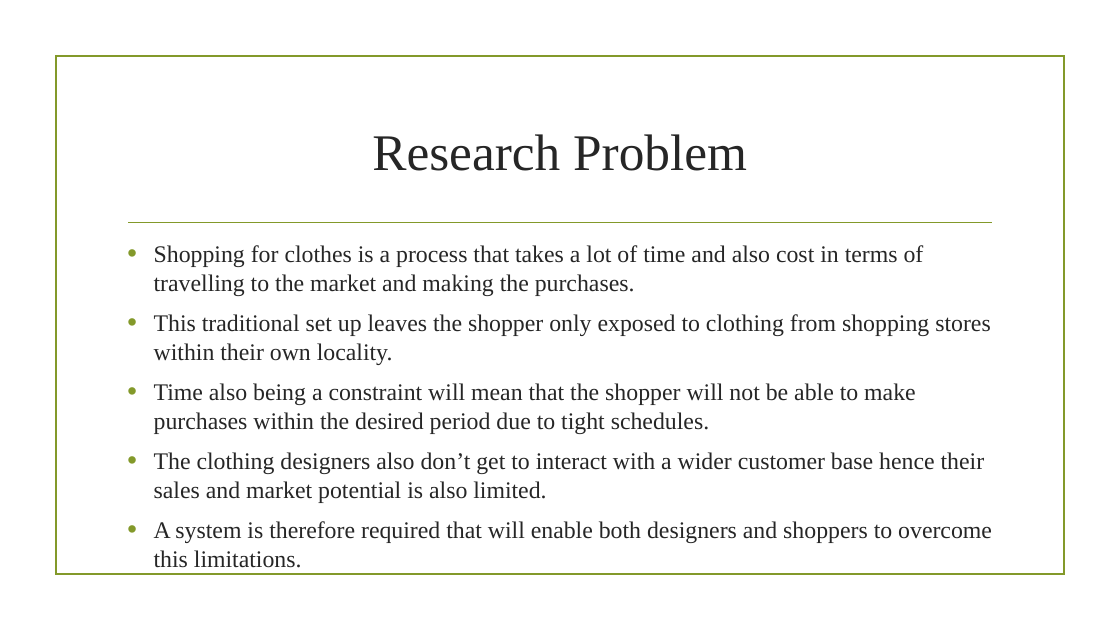
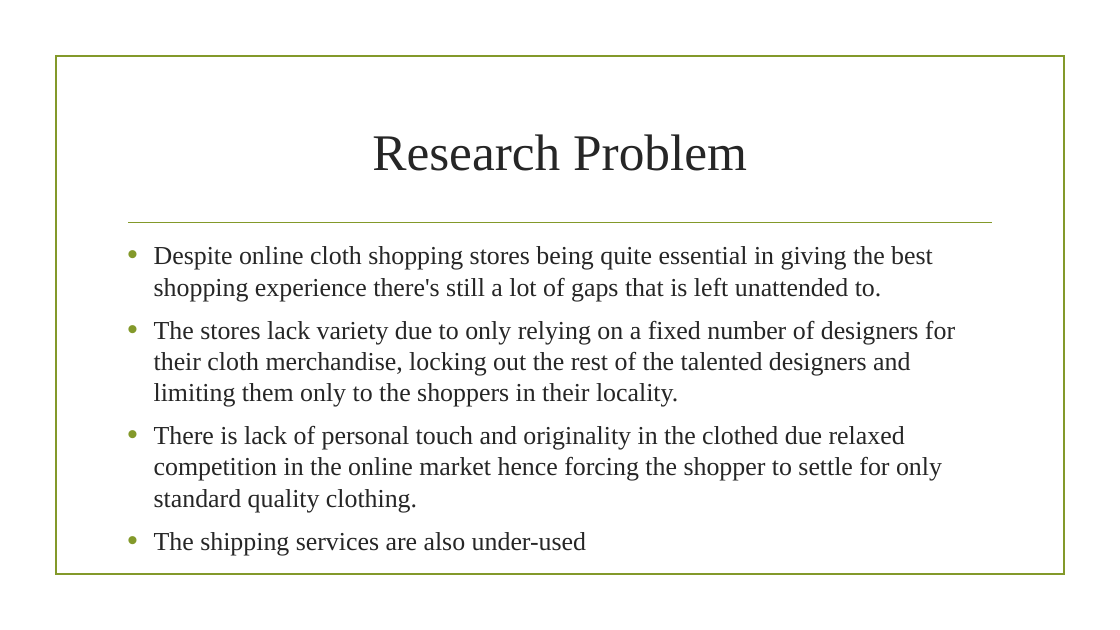
Before and after one commit to novak-jack15/IvyProject, a slide deck: slide 3 of report/ONLINE PEACE TAILORING SHOPPING STORE.pptx. Drawn at 1120x630 pixels with LibreOffice and Linux fonts; fonts in the diff are those of the drawing; background and template pictures are left out. Boxes give left, top, right and bottom in pixels: in the first picture for what was removed or moved away, otherwise in the second. Text is boxed around its words. In the diff, an @@ line names an element or a change of style, - is before the commit and + after.

```diff
--- a/report/ONLINE PEACE TAILORING SHOPPING STORE.pptx
+++ b/report/ONLINE PEACE TAILORING SHOPPING STORE.pptx
@@ text at (x1=154, y1=246, x2=955, y2=556): text changed; size 20.4 to 22.2 pt @@
-• Shopping for clothes is a process that takes a lot of time and also cost in terms of travelling to the market and making the purchases.
-• This traditional set up leaves the shopper only exposed to clothing from shopping stores within their own locality.
-• Time also being a constraint will mean that the shopper will not be able to make purchases within the desired period due to tight schedules.
-• The clothing designers also don’t get to interact with a wider customer base hence their sales and market potential is also limited.
-• A system is therefore required that will enable both designers and shoppers to overcome this limitations.
+• Despite online cloth shopping stores being quite essential in giving the best shopping experience there's still a lot of gaps that is left unattended to.
+• The stores lack variety due to only relying on a fixed number of designers for their cloth merchandise, locking out the rest of the talented designers and limiting them only to the shoppers in their locality.
+• There is lack of personal touch and originality in the clothed due relaxed competition in the online market hence forcing the shopper to settle for only standard quality clothing.
+• The shipping services are also under-used
```
Also in this commit, not shown: 5 other slides changed, 1 slide added.
